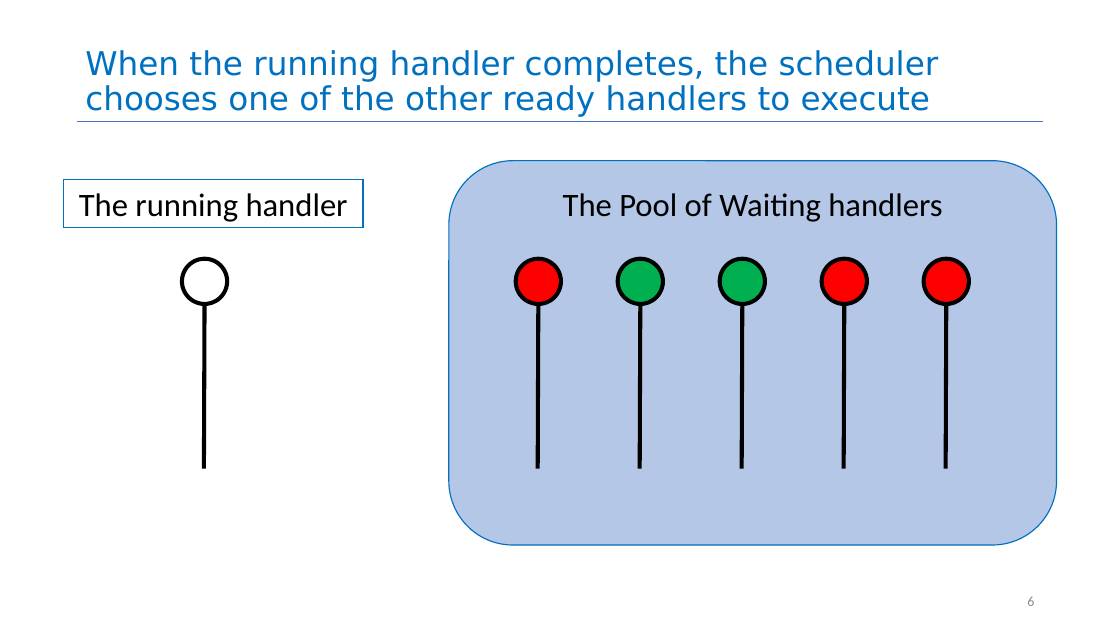
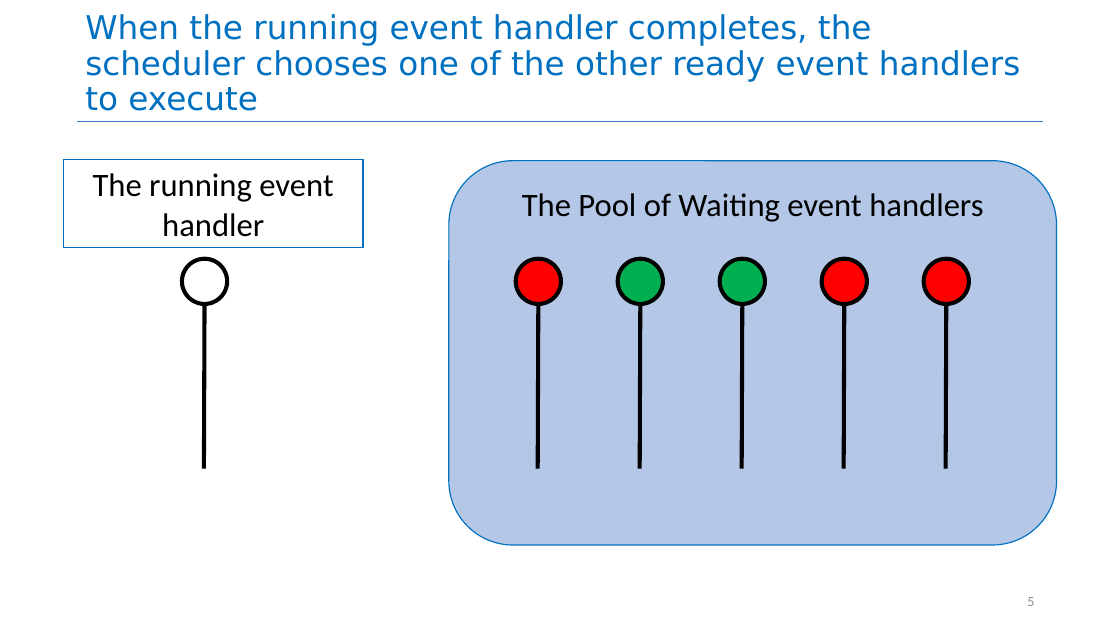
Before and after one commit to neu-se/CS4530-CS5500-Spring-2021, a slide deck: slide 5 of Slides/Lesson 4.2 Promises that Fail and Async.pptx (slide 6 before the commit). Drawn at 1120x630 pixels with LibreOffice and Linux fonts; fonts in the diff are those of the drawing. Boxes give left, top, right and bottom in pixels: in the first picture for what was removed or moved away, otherwise in the second. Text is boxed around its words. In the diff, an @@ line names an element or a change of style, - is before the commit and + after.

```diff
--- a/Slides/Lesson 4.2 Promises that Fail and Async.pptx
+++ b/Slides/Lesson 4.2 Promises that Fail and Async.pptx
@@ title at (x1=85, y1=14, x2=1021, y2=111): text changed @@
-When the running handler completes, the scheduler chooses one of the other ready handlers to execute
+When the running event handler completes, the scheduler chooses one of the other ready event handlers to execute
@@ rectangle "The running event handler" resized from (x1=64, y1=180, x2=364, y2=228) to (x1=64, y1=160, x2=364, y2=247) @@
@@ text in rectangle at (x1=93, y1=173, x2=333, y2=237): text changed @@
-The running handler
+The running event handler
@@ text in rounded rectangle at (x1=522, y1=193, x2=983, y2=222): text changed @@
-The Pool of Waiting handlers
+The Pool of Waiting event handlers
```
Also in this commit, not shown: 10 other slides changed, 1 slide removed, 2 other files.
